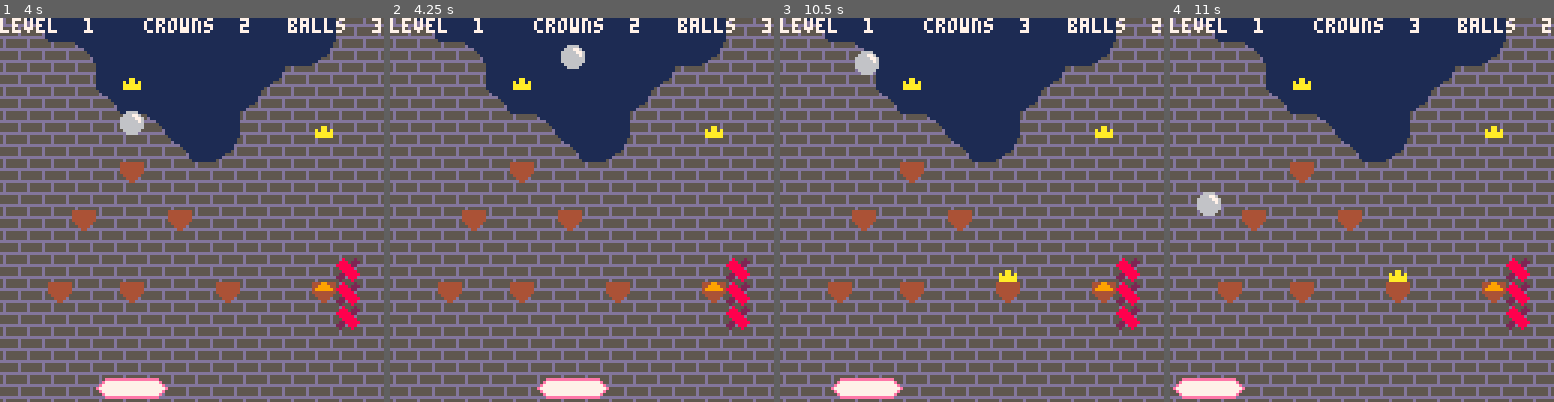
Above: before the commit, frames 1-4 (left to right).
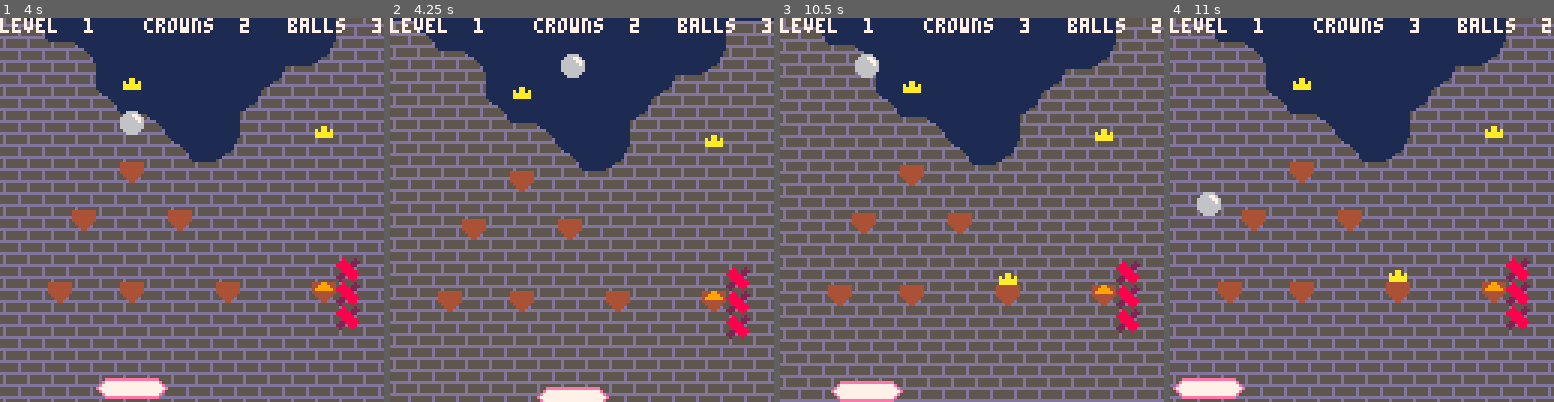
Above: after the commit, the same moments.

Repository: cinghycreations/defiance_of_pico
Game: PICO-8 cartridge defiance.p8
The game is run twice, just before and just after one commit, with the same random seed, the same clock (stepped at 60 frames per second) and the same inputs.
Inputs:
- Up to frame 1 (4 s): tap X (X key) at 0.33, 1.07, 1.85, 2.97 s; tap O (Z key) at 0.7, 1.7, 2.1, 2.5, 2.9, 3.3, 3.7 s; hold Right 1.6-2.1 s; hold Right 2.47-3.03 s; hold Left 3.08-3.58 s
- Up to frame 2 (4.25 s): hold Right from 4.02 s (still down); tap X (X key) at 4.08 s; tap O (Z key) at 4.1 s
- Up to frame 3 (10.5 s): tap O (Z key) every 0.4 s from 4.5 to 10.1 s; release Right at 4.68 s; hold Left 5.08-5.68 s; tap X (X key) every 1.12 s from 5.2 to 9.67 s; hold Right 6.08-6.58 s; hold Right 6.63-7.13 s; hold Right 7.5-8.07 s; hold Left 8.12-8.62 s; hold Right 9.05-9.72 s; hold Left from 10.12 s (still down)
- Up to frame 4 (11 s): tap O (Z key) at 10.5, 10.9 s; release Left at 10.72 s; tap X (X key) at 10.78 s

Frame 1 is identical in both runs. In frame 2, 49% of the frame differs, in the area x 0-100%, y 0-100%; in frame 3, 37%; in frame 4, nothing differs.

Commit message:
Implemented camera movement

Diff:
--- a/defiance.lua
+++ b/defiance.lua
@@ -140,7 +140,9 @@
 
 function session_draw()
 	cls()
-	camera( 0, 128 )
+
+	camera_position = clamp( session.ball_position[2] - 16, 0, 128 )
+	camera( 0, camera_position )
 
 	-- background
 	map( (session.background + 1) * 16, 0, 0, 0, 16, 32 )
